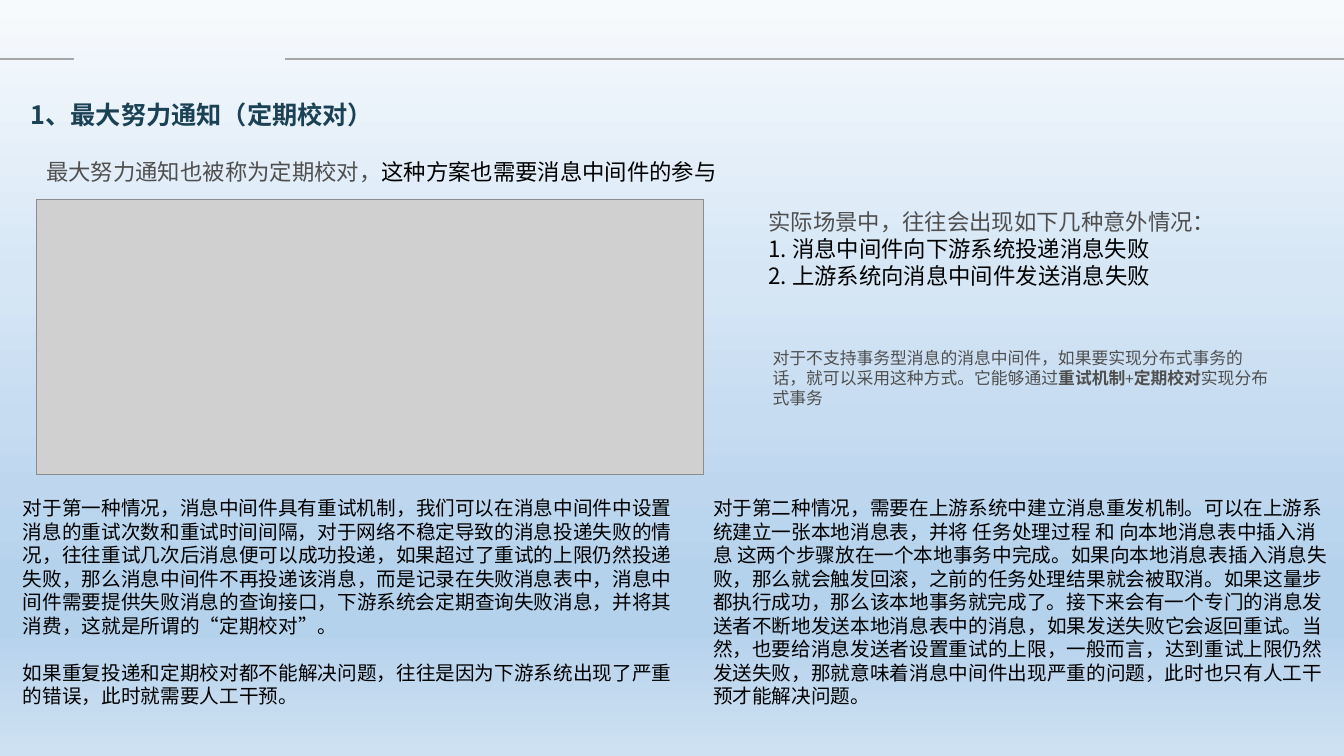
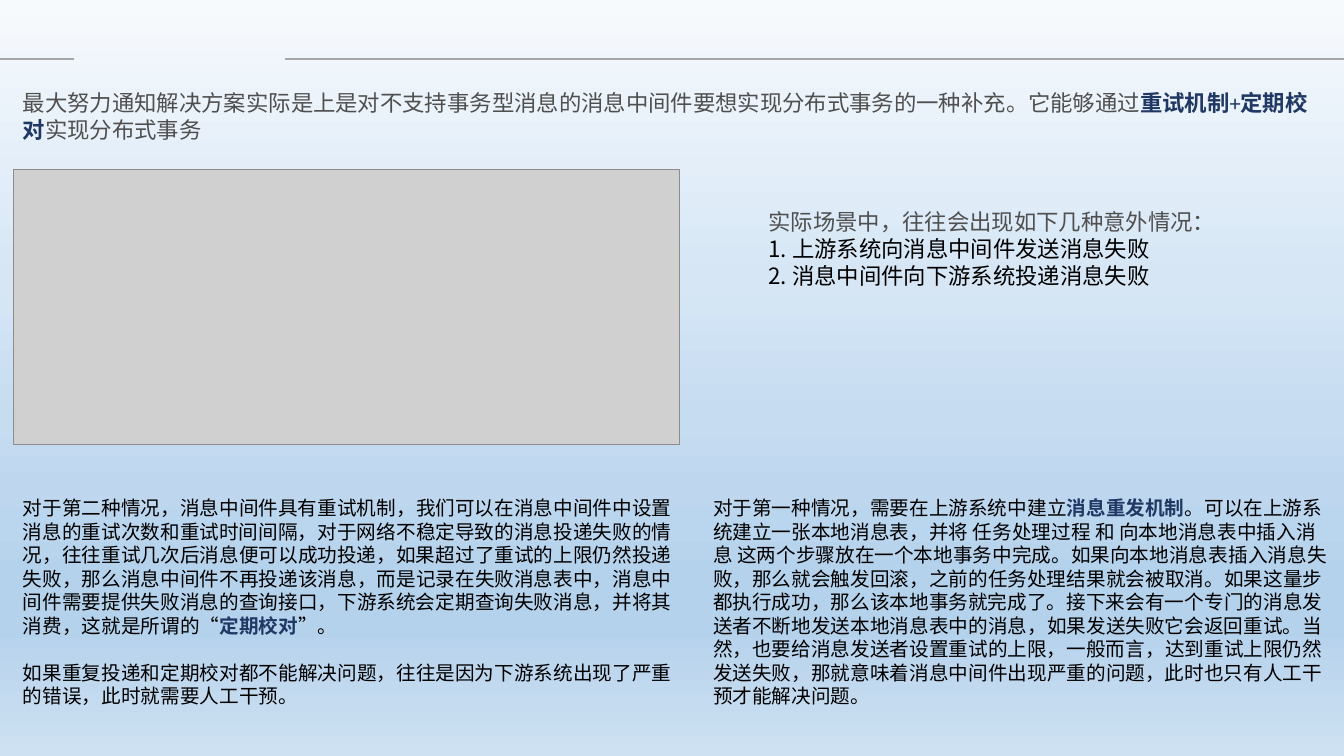
Before and after one commit to Heffie199/zhao_Note, a slide deck: slide 10 of 分布式事务的解决方案 .pptx (slide 11 before the commit). Drawn at 1344x756 pixels with LibreOffice and Linux fonts; fonts in the diff are those of the drawing; grey boxes stand for pictures; background and template pictures are left out. Boxes give left, top, right and bottom in pixels: in the first picture for what was removed or moved away, otherwise in the second. Text is boxed around its words. In the diff, an @@ line names an element or a change of style, - is before the commit and + after.

```diff
--- a/分布式事务的解决方案 .pptx
+++ b/分布式事务的解决方案 .pptx
@@ text at bbox=[23, 92, 1308, 140]: text changed; size 12 to 16 pt @@
-对于不支持事务型消息的消息中间件，如果要实现分布式事务的话，就可以采用这种方式。它能够通过重试机制+定期校对实现分布式事务
+最大努力通知解决方案实际是上是对不支持事务型消息的消息中间件要想实现分布式事务的一种补充。它能够通过重试机制+定期校对实现分布式事务
@@ text removed at bbox=[31, 102, 373, 127] @@
-1、最大努力通知（定期校对）
@@ picture: place and size @@
-picture at bbox=[36, 200, 703, 475]
+picture at bbox=[13, 170, 680, 446]
@@ text removed at bbox=[46, 161, 716, 182] @@
-最大努力通知也被称为定期校对，这种方案也需要消息中间件的参与
@@ text at bbox=[792, 238, 1149, 259]: paragraph added @@
+1. 上游系统向消息中间件发送消息失败
@@ text at bbox=[792, 265, 1149, 286]: paragraph removed @@
-2. 上游系统向消息中间件发送消息失败
@@ text at bbox=[23, 498, 672, 635]: text changed @@
-对于第一种情况，消息中间件具有重试机制，我们可以在消息中间件中设置消息的重试次数和重试时间间隔，对于网络不稳定导致的消息投递失败的情况，往往重试几次后消息便可以成功投递，如果超过了重试的上限仍然投递失败，那么消息中间件不再投递该消息，而是记录在失败消息表中，消息中间件需要提供失败消息的查询接口，下游系统会定期查询失败消息，并将其消费，这就是所谓的“定期校对”。
+对于第二种情况，消息中间件具有重试机制，我们可以在消息中间件中设置消息的重试次数和重试时间间隔，对于网络不稳定导致的消息投递失败的情况，往往重试几次后消息便可以成功投递，如果超过了重试的上限仍然投递失败，那么消息中间件不再投递该消息，而是记录在失败消息表中，消息中间件需要提供失败消息的查询接口，下游系统会定期查询失败消息，并将其消费，这就是所谓的“定期校对”。
@@ text at bbox=[713, 498, 1327, 705]: text changed @@
-对于第二种情况，需要在上游系统中建立消息重发机制。可以在上游系统建立一张本地消息表，并将 任务处理过程 和 向本地消息表中插入消息 这两个步骤放在一个本地事务中完成。如果向本地消息表插入消息失败，那么就会触发回滚，之前的任务处理结果就会被取消。如果这量步都执行成功，那么该本地事务就完成了。接下来会有一个专门的消息发送者不断地发送本地消息表中的消息，如果发送失败它会返回重试。当然，也要给消息发送者设置重试的上限，一般而言，达到重试上限仍然发送失败，那就意味着消息中间件出现严重的问题，此时也只有人工干预才能解决问题。
+对于第一种情况，需要在上游系统中建立消息重发机制。可以在上游系统建立一张本地消息表，并将 任务处理过程 和 向本地消息表中插入消息 这两个步骤放在一个本地事务中完成。如果向本地消息表插入消息失败，那么就会触发回滚，之前的任务处理结果就会被取消。如果这量步都执行成功，那么该本地事务就完成了。接下来会有一个专门的消息发送者不断地发送本地消息表中的消息，如果发送失败它会返回重试。当然，也要给消息发送者设置重试的上限，一般而言，达到重试上限仍然发送失败，那就意味着消息中间件出现严重的问题，此时也只有人工干预才能解决问题。
```
Also in this commit, not shown: 3 other slides changed, 3 slides added, 3 slides removed.
